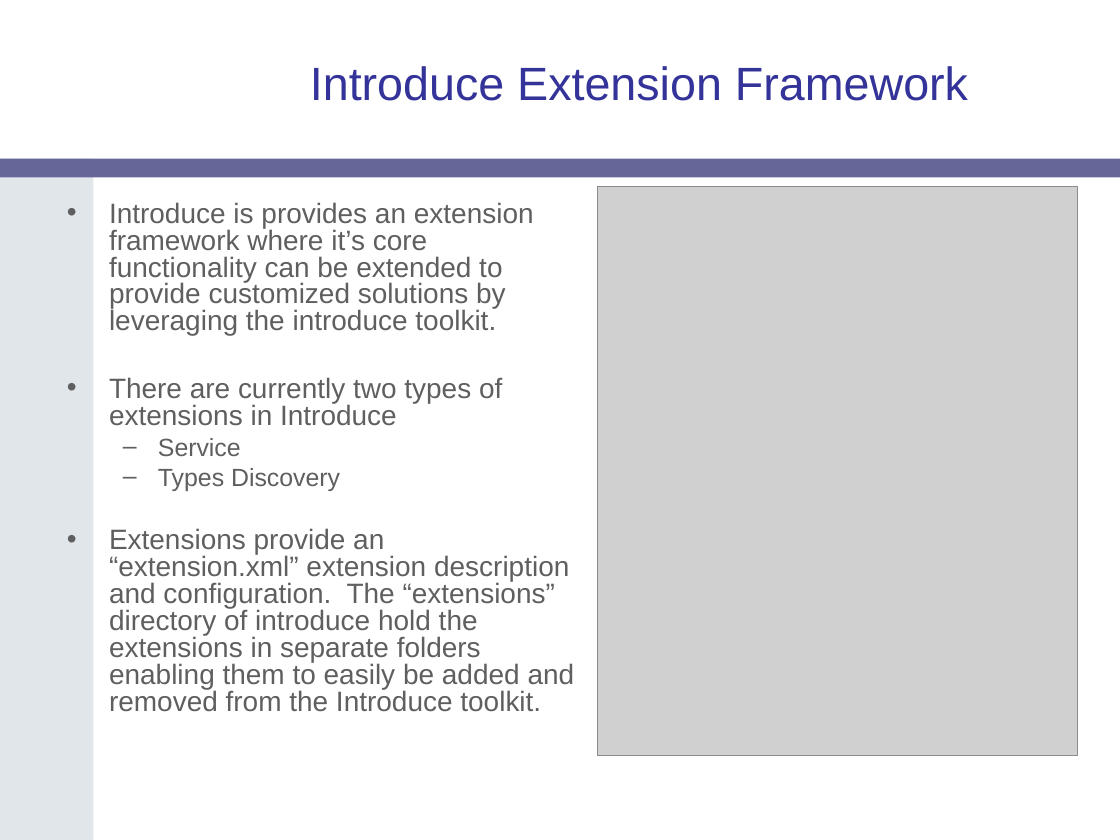
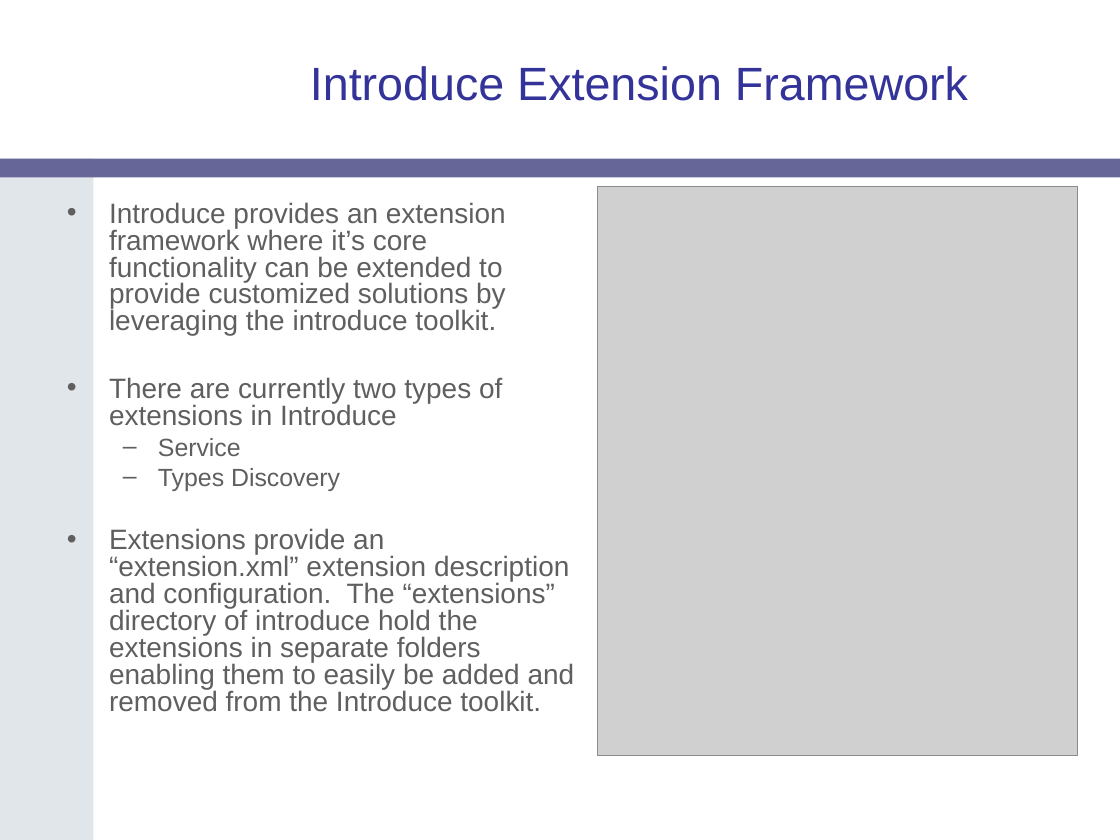
Before and after one commit to NCIP/cagrid-portal, a slide deck: slide 18 of cagrid-1-0/Documentation/presentations/introduce/Introduce-OGF19.ppt (slide 19 before the commit). Drawn at 1120x840 pixels with LibreOffice and Linux fonts; fonts in the diff are those of the drawing; grey boxes stand for pictures; background and template pictures are left out. Boxes give left, top, right and bottom in pixels: in the first picture for what was removed or moved away, otherwise in the second. Text is boxed around its words. In the diff, an @@ line names an element or a change of style, - is before the commit and + after.

```diff
--- a/cagrid-1-0/Documentation/presentations/introduce/Introduce-OGF19.ppt
+++ b/cagrid-1-0/Documentation/presentations/introduce/Introduce-OGF19.ppt
@@ text at (109,202,506,336): text changed @@
-• Introduce is provides an extension framework where it’s core functionality can be extended to provide customized solutions by leveraging the introduce toolkit.
+• Introduce provides an extension framework where it’s core functionality can be extended to provide customized solutions by leveraging the introduce toolkit.
```
Also in this commit, not shown: 4 other slides changed, 1 slide removed, 1 other file.
